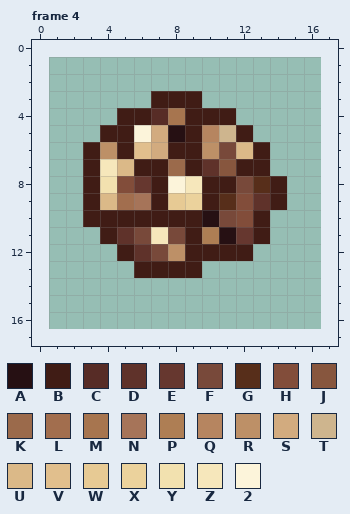
Pixel-art file, stored at frontend/public/assets/images/items/minerals.ase. That is the earlier state.
16x16 pixels, 10 frames. Colours within 5 levels of each other are drawn and written as one. Shown: frame 4. The old version is drawn lined up with the new one, on the new canvas. The commit also changed other frames, which this record leaves out.
Palette (. is transparent): A #261013  B #401c15  C #572c26  D #5f322a  E #66372f  F #78493a  G #572e1a  H #824d3a  J #87563e  K #9b6a4b  L #a26e4e  M #a7754f  N #a67459  P #ae7e54  Q #b68560  R #bd9067  S #d2ab7f  T #ceb58e  U #dbb988  V #e1bf8d  W #e7ca94  X #ebd29c  Y #f2e1af  Z #f6e7bb  2 #fcf4da
Pixels before, frame 4, first column x 3:
 3 ....BBB.....
 4 ..BBCMBBB...
 5 .BB2SABQTB..
 6 BRBVSBBRFUB.
 7 BZUBBKBDJBB.
 8 BYHEB2ZBBFGB
 9 BULNBWXBGHDB
10 BBBBBBBAFHB.
11 .BDFZFBPAEB.
12 ..BDFRBBBB..
13 ...BBBB.....
And afterwards:
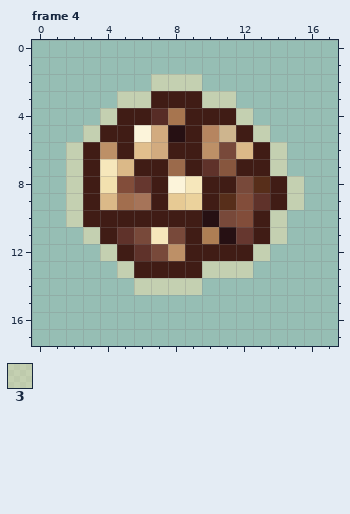
Colours new in this view: 3 #f2e1af80
Changes in this commit:
canvas 16x16 -> 18x18, the old top-left corner now at 1,1
Changed rows in their new state; - is an unchanged pixel.
Frame 4:
first column x 2:
 2 -----333------
 3 ---33---33----
 4 --3-------3---
 5 -3---------3--
 6 3-----------3-
 7 3-----------3-
 8 3------------3
 9 3------------3
10 3-----------3-
11 -3----------3-
12 --3--------3--
13 ---3----333---
14 ----3333------
Boxes around the changes in both pictures, in picture pixels (x1, y1, x2, y2):
added: (66, 74, 304, 295)
